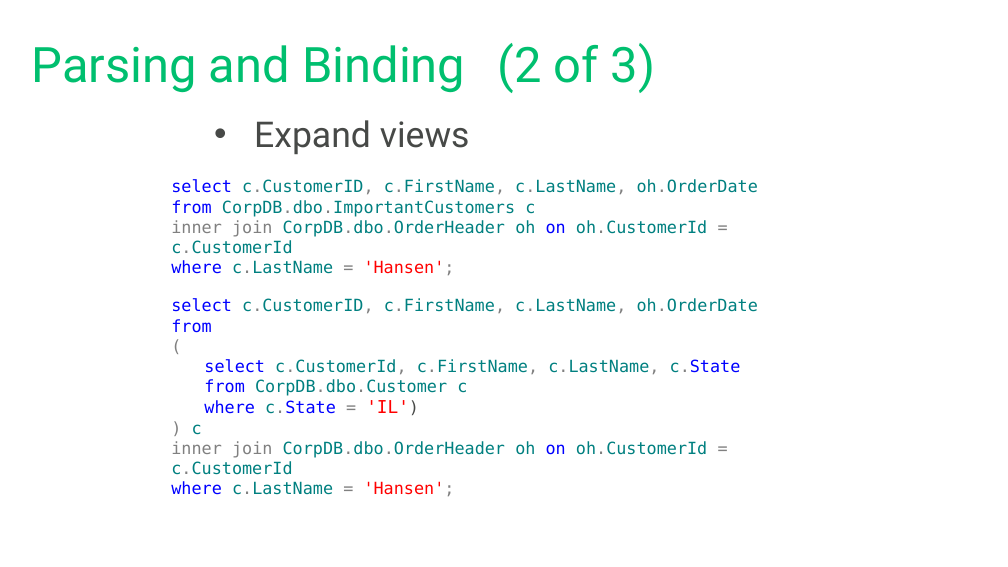
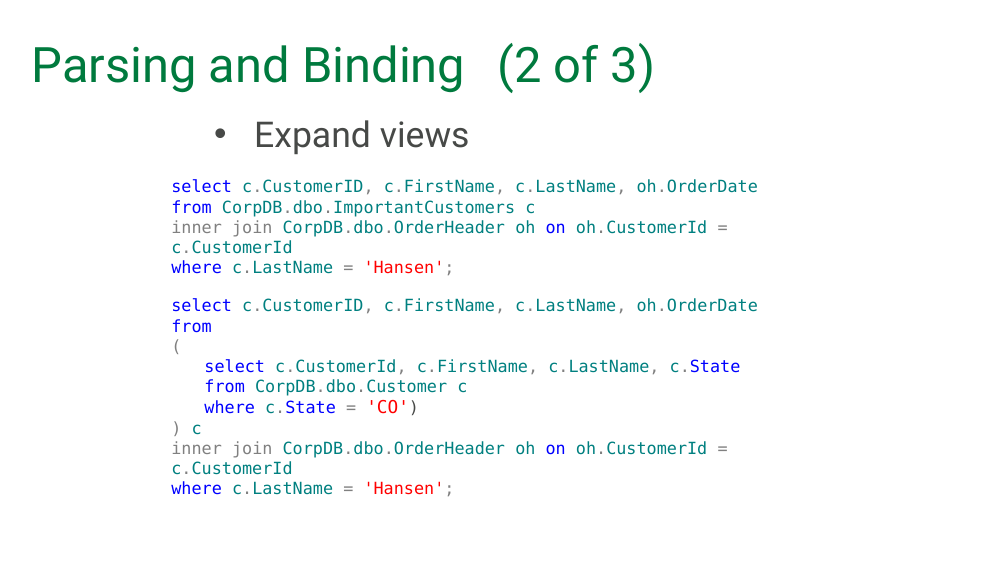
Before and after one commit to tf3604/OptimizerPresentation, a slide deck: slide 28 of Optimizer.pptx (slide 27 before the commit). Drawn at 1008x567 pixels with LibreOffice and Linux fonts; fonts in the diff are those of the drawing; background and template pictures are left out. Boxes give left, top, right and bottom in pixels: in the first picture for what was removed or moved away, otherwise in the second. Text is boxed around its words. In the diff, an @@ line names an element or a change of style, - is before the commit and + after.

```diff
--- a/Optimizer.pptx
+++ b/Optimizer.pptx
@@ title "Parsing and Binding (2 of ..." at box(32, 43, 655, 93): text colour #00BF6F to #007A3E @@
@@ text at box(204, 400, 409, 414): text changed @@
-  where c.State = 'IL')
+  where c.State = 'CO')
```
Also in this commit, not shown: 62 other slides changed, 1 slide added.
